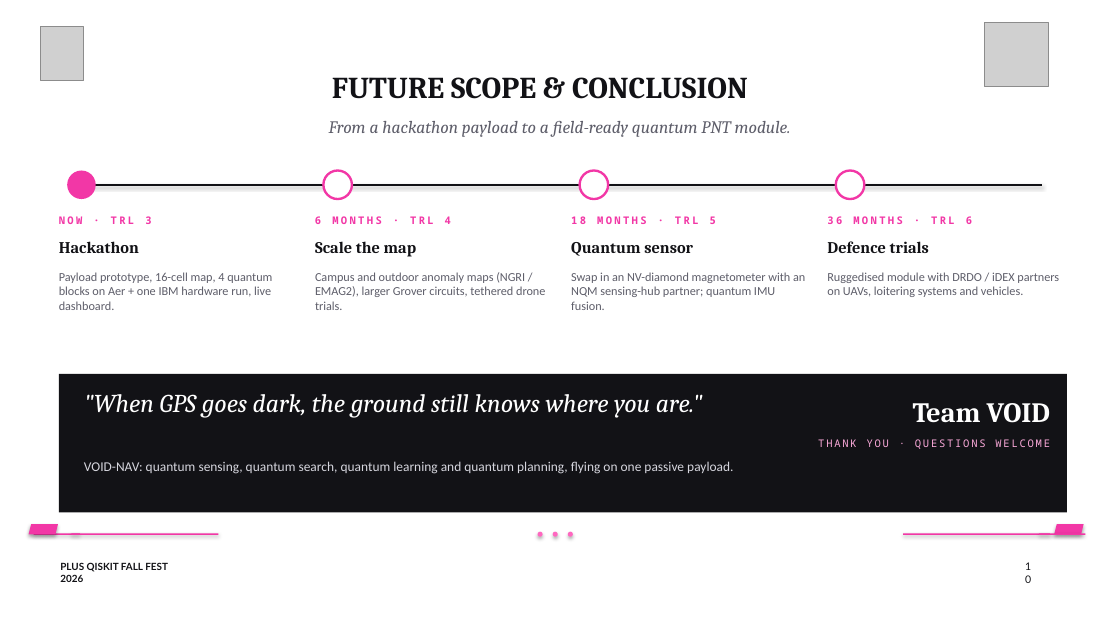
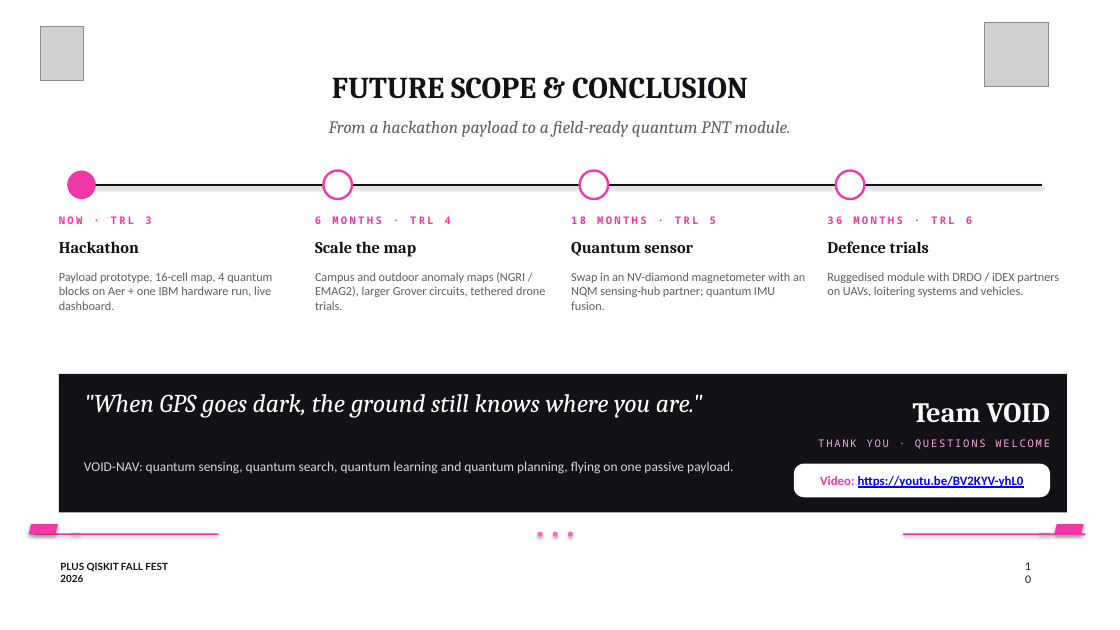
Before and after one commit to Lakshya0104/Quantique, a slide deck: slide 10 of deck/VOID-NAV_QiskitFallFest.pptx. Drawn at 1120x630 pixels with LibreOffice and Linux fonts; fonts in the diff are those of the drawing; grey boxes stand for pictures. Boxes give left, top, right and bottom in pixels: in the first picture for what was removed or moved away, otherwise in the second. Text is boxed around its words. In the diff, an @@ line names an element or a change of style, - is before the commit and + after.

```diff
--- a/deck/VOID-NAV_QiskitFallFest.pptx
+++ b/deck/VOID-NAV_QiskitFallFest.pptx
@@ rounded rectangle added at (x1=794, y1=464, x2=1050, y2=497), fill #FFFFFF @@
@@ text added at (x1=820, y1=476, x2=1024, y2=488), 11 pt, text #0000FF, bold, underline @@
+Video: https://youtu.be/BV2KYV-yhL0
```
Also in this commit, not shown: 1 other slide changed, 2 other files.
